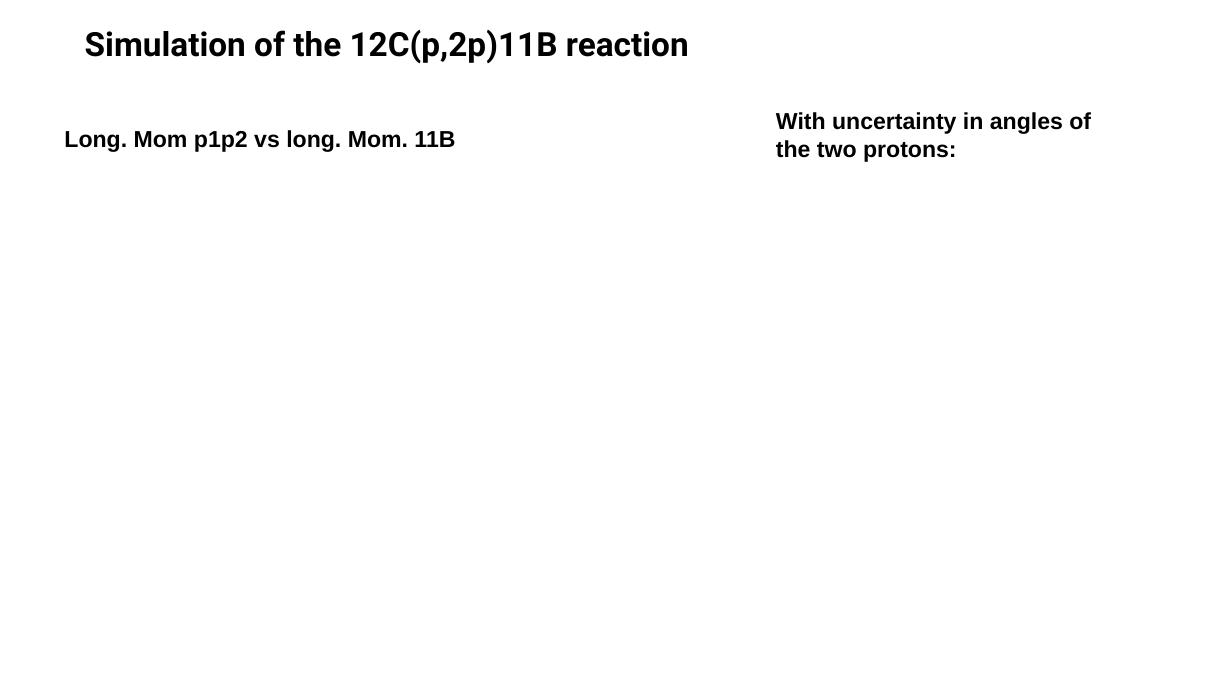
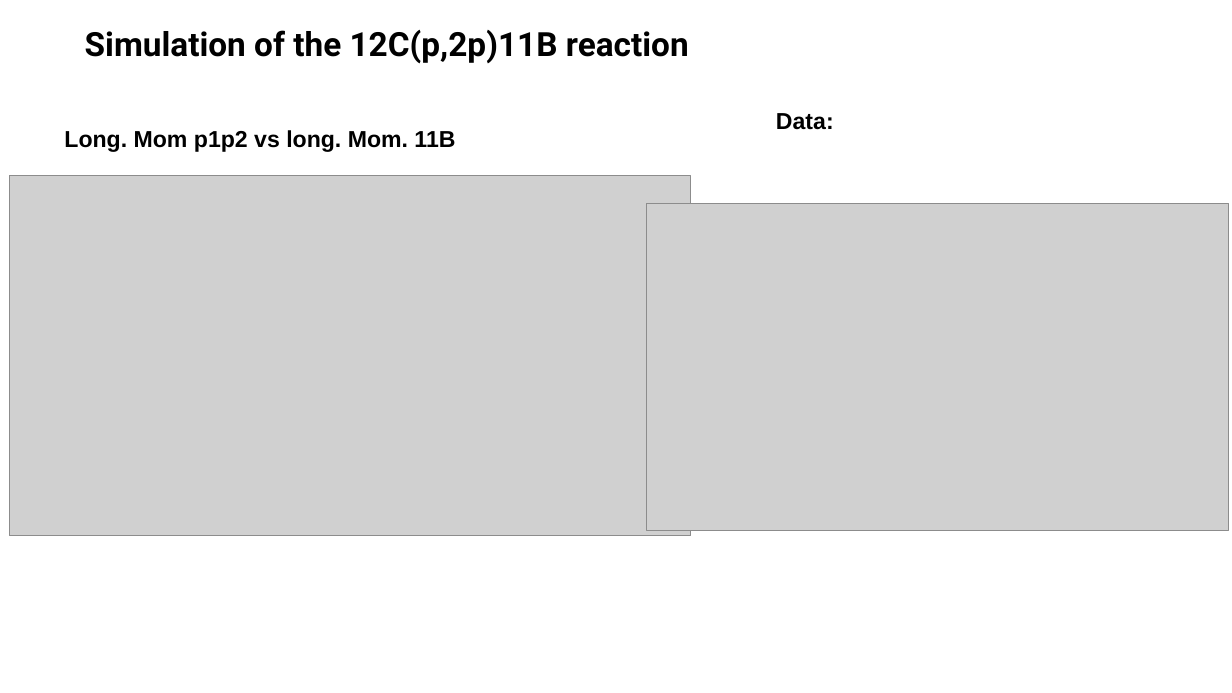
Before and after one commit to jenegger/r3b_wg, a slide deck: slide 12 of r3b_presentation.odp. Drawn at 1232x693 pixels with LibreOffice and Linux fonts; fonts in the diff are those of the drawing; grey boxes stand for pictures; background and template pictures are left out. Boxes give left, top, right and bottom in pixels: in the first picture for what was removed or moved away, otherwise in the second. Text is boxed around its words. In the diff, an @@ line names an element or a change of style, - is before the commit and + after.

```diff
--- a/r3b_presentation.odp
+++ b/r3b_presentation.odp
@@ text at [776,113,834,130]: text changed @@
-With uncertainty in angles of the two protons:
+Data:
@@ picture added at [9,176,691,536] @@
@@ picture added at [647,203,1229,531] @@
```
Also in this commit, not shown: 2 other slides changed, 1 slide added, 1 slide removed, 3 other files.
